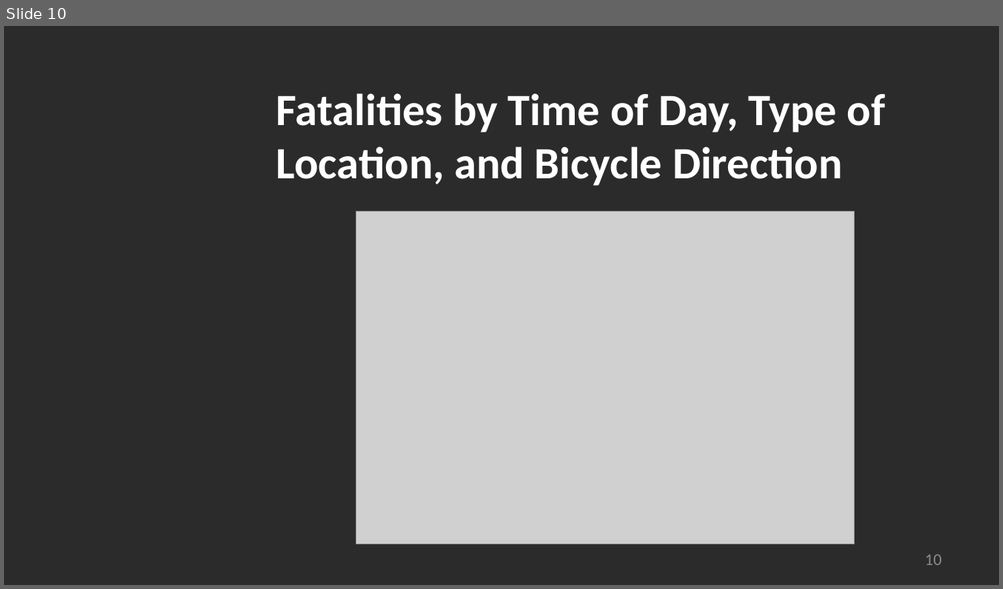
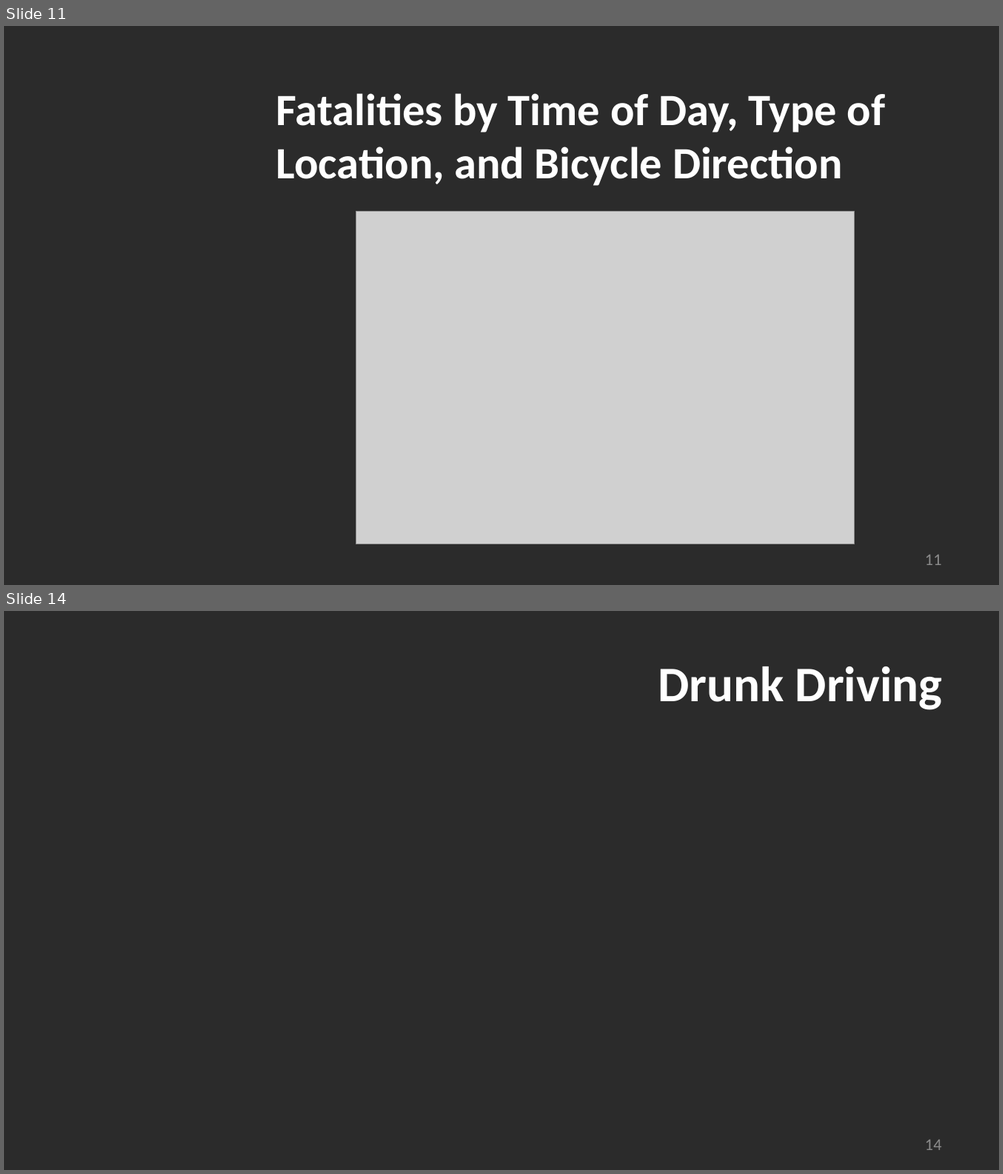
Before and after one commit to madams11/DataR-Project, a slide deck: US Bicycle Fatalities_Group 4.pptx. Shown one above the other, each under a label of ours: slide 10 before the commit, slides 11 and 14 after it; the slides between them are not shown. The pictures are 1003x589 and 1003x1174 pixels, drawn with LibreOffice and Linux fonts; fonts in the diff are those of the drawing; grey boxes stand for pictures; background and template pictures are left out; a plain dark background stands for a picture behind light text. Boxes give left, top, right and bottom in pixels: in the first picture for what was removed or moved away, otherwise in the second. Text is boxed around its words. In the diff, an @@ line names an element or a change of style, - is before the commit and + after.

```diff
--- a/US Bicycle Fatalities_Group 4.pptx
+++ b/US Bicycle Fatalities_Group 4.pptx
@@ slide 14 added at (4,611,999,1170), background picture (left out) @@
@@ title added at (657,667,942,710), 48 pt, text #FFFFFF, bold @@
+Drunk Driving
@@ page number added at (925,1140,942,1150), 16 pt, text #8C8C8C @@
+14
@@ what was slide 10 is now slide 11 @@
@@ page number at (925,555,942,565): text changed @@
-10
+11
```
Also in this commit, not shown: 2 slides changed, 4 other slides added, 1 slide removed, 1 other file.
